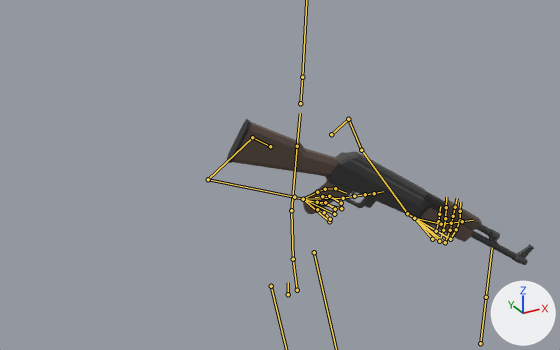
Before and after pictures for a commit that changed the glTF model 3D作品/Asset/Models/Characters/Enemy/Enemy_Gun_NoMagazine/Enemy_Gun_NoMagazine.gltf.
Before and after are seen from a 50 mm lens placed at (-1.02, -1.828, 2.15), pointed at (-0.005, 0.019, 1.226). Every picture has the same lights, and +X, +Y and +Z are marked at lower right. Both versions are drawn at frame 28 of the action 'Idle'; the numbers are the values there. The bones that bend it are drawn over the model as lines.

Objects in the first picture: 'AssaultRifle', 'AssaultRifle.003'.
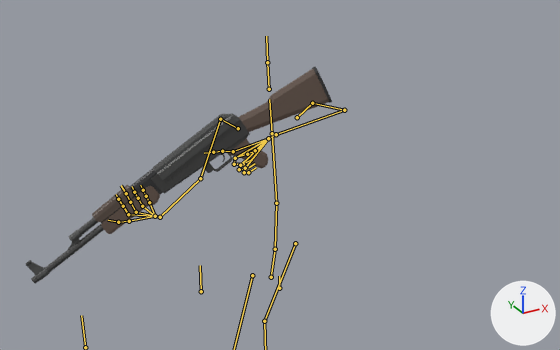
Location of each change, (x1, y1, x2, y2) in pixels of the pictures (560 x 350 px):
'AssaultRifle.003', no longer drawn
    before: (227, 119, 534, 265)
    faces in mat_wood_004 (brown #66554a): (232, 122, 473, 242)
    faces in mat_darkmetal_004 (black #3d3d3c): (325, 162, 528, 265)
    faces in mat_metal_004 (dark grey #494a49): (336, 152, 534, 264)
    faces in mat_black_004 (black #2e2e30): (227, 119, 473, 231)
'AssaultRifle.001', now drawn
    after: (26, 66, 332, 284)
    faces in mat_wood_004 (brown #66554a): (101, 69, 329, 234)
    faces in mat_darkmetal_004 (black #3d3d3c): (31, 116, 250, 284)
    faces in mat_metal_004 (dark grey #494a49): (26, 113, 240, 280)
    faces in mat_black_004 (black #2e2e30): (101, 66, 332, 223)
'AssaultRifle', posed
    before: (445, 200, 482, 230)
    after: (92, 185, 134, 222)

What the commit changed:
Object 'CharacterArmature' (bone_rig_object) turns from (0, 0, 0) to (0, 0, 180) degrees about its own x, y and z.
